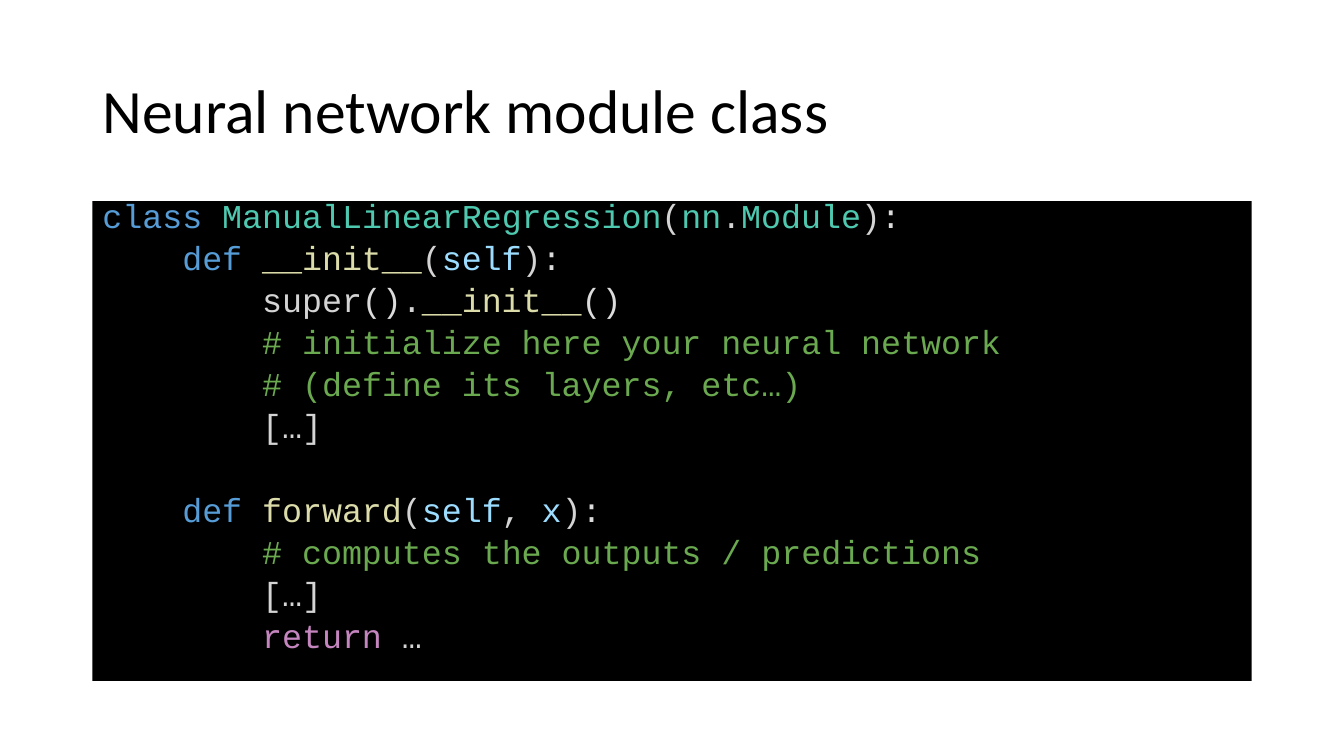
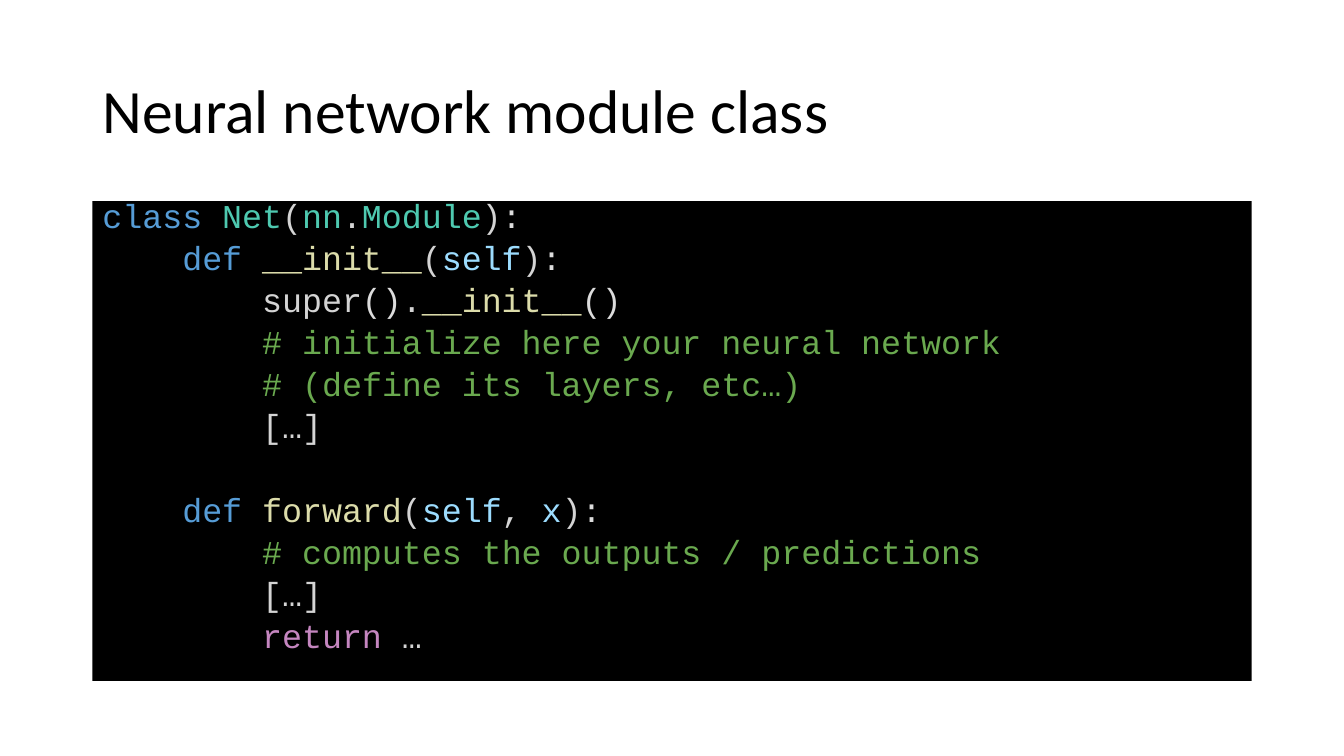
Before and after one commit to MICS-Lab/DeepLearningCourse, a slide deck: slide 12 of Slides_2.pptx. Drawn at 1344x756 pixels with LibreOffice and Linux fonts; fonts in the diff are those of the drawing. Boxes give left, top, right and bottom in pixels: in the first picture for what was removed or moved away, otherwise in the second. Text is boxed around its words. In the diff, an @@ line names an element or a change of style, - is before the commit and + after.

```diff
--- a/Slides_2.pptx
+++ b/Slides_2.pptx
@@ text at box(102, 204, 521, 235): text changed @@
-class ManualLinearRegression(nn.Module):
+class Net(nn.Module):
```
Also in this commit, not shown: 1 slide added.
